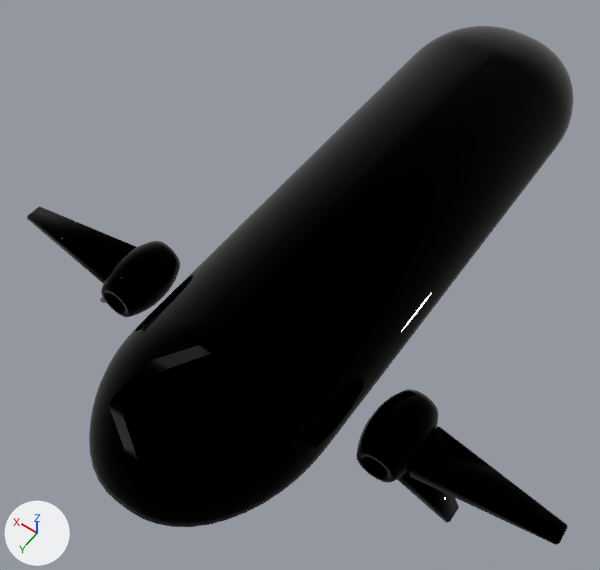
An edit to the Blender file game/resources/airship/airship3.blend, drawn before and after from the same camera.
Before and after are seen from a camera (50 mm lens) standing at (-3.74, 6.9, 8.71) and looking at (0.44, 1.04, -0.5). Lighting does not change. The marker at lower left points along +X, +Y and +Z.
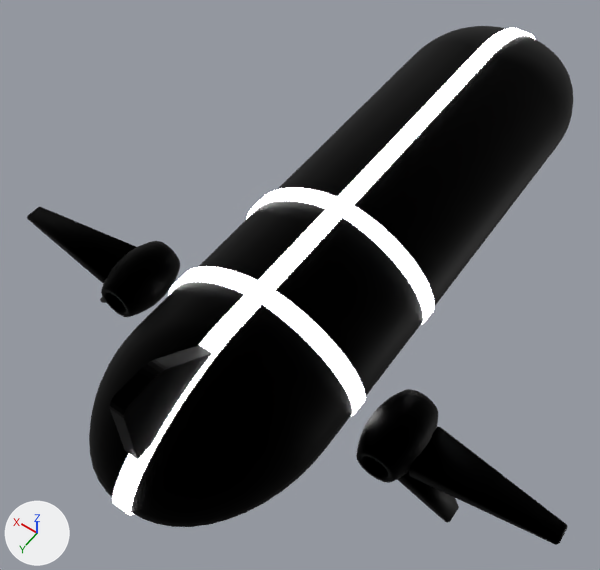
Where the change shows, as pixel boxes (x1, y1, x2, y2) in the pictures (600 x 570 px):
```json
{"object": "Cube", "change": "recoloured", "before": [89, 26, 573, 527], "after": [89, 26, 573, 527]}
{"object": "Cube.002", "change": "recoloured", "before": [27, 207, 567, 535], "after": [27, 207, 567, 535]}
{"object": "Cube.003", "change": "reshaped, moved, rescaled", "after": [112, 28, 535, 515], "on screen": "not visible before"}
{"object": "Cube.001", "change": "recoloured", "before": [110, 345, 212, 459], "after": [110, 345, 212, 459]}
{"object": "Cube.004", "change": "added", "after": [169, 266, 366, 416]}
{"object": "Cube.005", "change": "added", "after": [246, 187, 435, 324]}
```

The change, as JSON lines over the scene's bpy script:
```json
{"op": "add", "block": "mat_light", "code": ["mat_light = principled_material('Light')", "mat_light.base_color = (0.8, 0.8, 0.8)  # white #e7e7e7", "mat_light.emission_strength = 5.0"]}
{"op": "add", "block": "mat_iron", "code": ["mat_iron = principled_material('Iron')", "mat_iron.base_color = (0.0, 0.0, 0.0)  # black #000000", "mat_iron.metallic = 1.0"]}
{"block": "me_cube", "where": "me_cube.from_pydata(...)  # 1730 vertices, 1736 faces; spans x -1.41..1.41, y -5.0..5.0, z -0.62..1.15"}
{"op": "remove", "block": "me_cube", "code": "me_cube.materials.append(mat_onyx)  # black #000000"}
{"op": "add", "block": "me_cube", "code": "me_cube.materials.append(mat_iron)  # black #000000"}
{"block": "me_cube_001", "where": "me_cube_001.from_pydata(...)  # 50 vertices, 46 faces; spans x -0.092..0.092, y 3.417..4.697, z 0.749..1.746"}
{"op": "remove", "block": "me_cube_001", "code": "me_cube_001.materials.append(mat_onyx)  # black #000000"}
{"op": "add", "block": "me_cube_001", "code": "me_cube_001.materials.append(mat_iron)  # black #000000"}
{"block": "me_cube_002", "where": "me_cube_002.from_pydata(...)  # 648 vertices, 618 faces; spans x -4.07..-1.63, y 2.0..3.0, z -1.09..0.38"}
{"op": "remove", "block": "me_cube_002", "code": "me_cube_002.materials.append(mat_onyx)  # black #000000"}
{"op": "add", "block": "me_cube_002", "code": "me_cube_002.materials.append(mat_iron)  # black #000000"}
{"block": "me_cube_003", "where": "# used by ob_cube_003; location = (0.0, 0.0, -1.84)"}
{"op": "remove", "block": "me_cube_003", "code": "me_cube_003.from_pydata(...)  # 8 vertices, 6 faces; spans x -0.52..0.52, y -1.41..1.41, z 0.02..0.94"}
{"op": "remove", "block": "me_cube_003", "code": "me_cube_003.materials.append(mat_onyx)  # black #000000"}
{"op": "add", "block": "me_cube_003", "code": "me_cube_003.from_pydata(...)  # 254 vertices, 140 faces; spans x -0.58..0.58, y -1.0..1.0, z -1.0..1.0"}
{"block": "me_cube_003", "change": "me_cube_003 part 1: the whole mesh is rebuilt"}
{"op": "add", "block": "me_cube_003", "code": "me_cube_003.materials.append(mat_light)  # white #e7e7e7"}
{"op": "add", "block": "me_cube_006", "code": ["me_cube_006 = bpy.data.meshes.new('Cube.006')", "me_cube_006.from_pydata(...)  # 210 vertices, 112 faces; spans x -0.58..0.58, y -0.29..0.29, z -1.0..1.0", "me_cube_006.materials.append(mat_light)  # white #e7e7e7"]}
{"op": "set", "path": "ob_cube_003.location", "old": "(0.0, 0.0, -1.84)", "new": "(0.0, 0.0, 0.27)"}
{"op": "set", "path": "ob_cube_003.scale", "old": "(1.0, 1.0, 1.0)", "new": "(0.198, 5.04, 0.9)"}
{"op": "add", "block": "ob_cube_005", "code": ["ob_cube_005 = bpy.data.objects.new('Cube.005', me_cube_006)", "ob_cube_005.location = (0.0, 0.81, 0.27)", "ob_cube_005.rotation_euler = (0.0, 0.0, 1.571)  # degrees (0, 0, 90)", "ob_cube_005.scale = (0.198, 5.04, 0.9)"]}
{"op": "add", "block": "ob_cube_004", "code": ["ob_cube_004 = bpy.data.objects.new('Cube.004', me_cube_006.copy())", "ob_cube_004.location = (0.0, 2.45, 0.27)", "ob_cube_004.rotation_euler = (0.0, 0.0, 1.571)  # degrees (0, 0, 90)", "ob_cube_004.scale = (0.198, 5.04, 0.9)"]}
```
